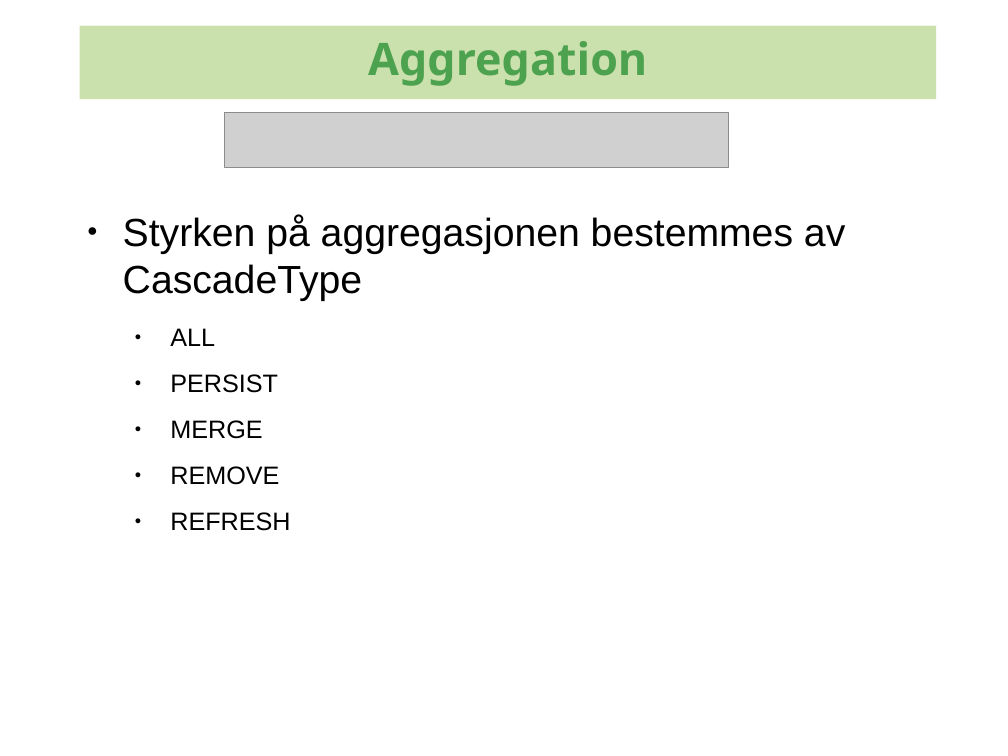
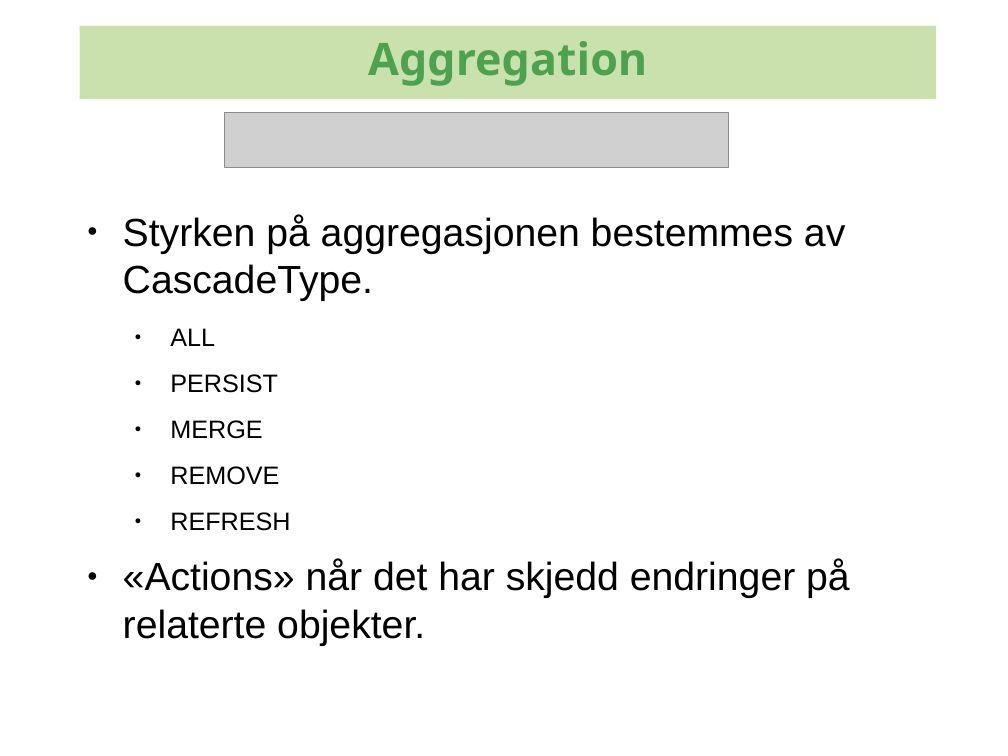
Before and after one commit to kenglxn/seam-maven-refimpl, a slide deck: slide 59 of sandbox/loo/jpa-continued/jpa-continued.odp. Drawn at 1008x756 pixels with LibreOffice and Linux fonts; fonts in the diff are those of the drawing; grey boxes stand for pictures; background and template pictures are left out. Boxes give left, top, right and bottom in pixels: in the first picture for what was removed or moved away, otherwise in the second. Text is boxed around its words. In the diff, an @@ line names an element or a change of style, - is before the commit and + after.

Commit message:
stuff for jpa talk

```diff
--- a/sandbox/loo/jpa-continued/jpa-continued.odp
+++ b/sandbox/loo/jpa-continued/jpa-continued.odp
@@ text at (123, 215, 845, 301): text changed @@
-● Styrken på aggregasjonen bestemmes av CascadeType
+● Styrken på aggregasjonen bestemmes av CascadeType.
@@ text at (123, 559, 850, 646): paragraph added @@
+● «Actions» når det har skjedd endringer på relaterte objekter.
```
Also in this commit, not shown: 1 other slide changed, 11 slides added.
